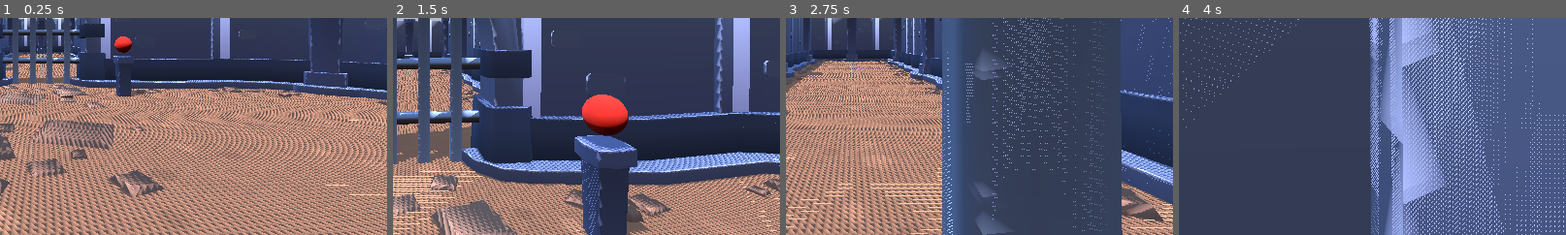
Above: before the commit, frames 1-4 (left to right).
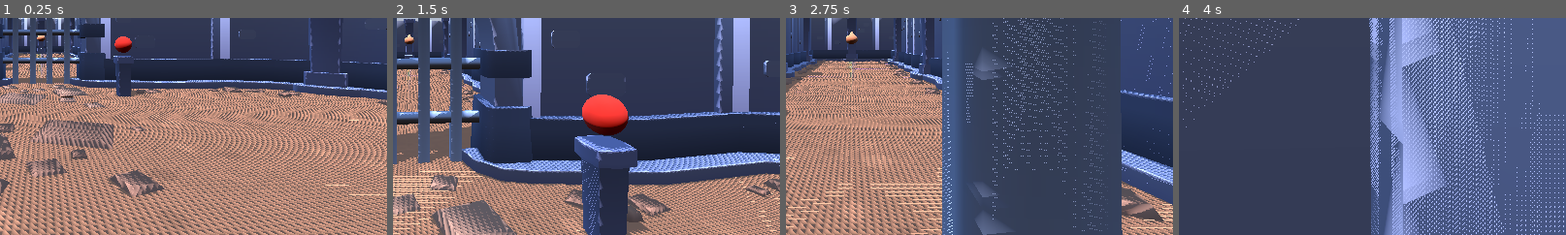
Above: after the commit, the same moments.

Repository: EssayGames/pratt_programming4
Game: Godot game, scene res://Scenes/prototype.tscn
Same seed, same stepped clock (60 frames per second), same inputs: the game is played once before the commit and once after it. The project has no main scene, so this scene is started directly.
Inputs (mouse positions are % of the whole screen's width and height, from its top left):
- Up to frame 1 (0.25 s): no input
- Up to frame 2 (1.5 s): tap Enter at 0.5 s; move the mouse to (49, 52) at 0.52 s; hold E (interact) 0.53-1.28 s; hold W (forward) from 0.53 s (still down); tap Space (jump) at 0.77 s; move the mouse to (57, 51) at 1.27 s; tap E (interact) at 1.35 s
- Up to frame 3 (2.75 s): keep holding W (forward); tap Space (jump) at 1.52 s; move the mouse to (42, 49) at 2.02 s; hold E (interact) from 2.03 s (still down)
- Up to frame 4 (4 s): move the mouse to (51, 50) at 2.77 s; release W (forward) at 2.78 s; release E (interact) at 2.78 s; hold A (left) 2.78-3.53 s; tap E (interact) at 2.85 s; tap Space (jump) at 3.02, 3.77 s; move the mouse to (46, 48) at 3.52 s; hold W (forward) from 3.53 s (still down); hold E (interact) from 3.53 s (still down)
The pictures show only the part of the screen within x 45-95%, y 45-95%; the shares and areas given below are measured in that part.

The runs differ from the first frame. In frame 1, less than 0.1% of the frame differs, in the area x 9-12%, y 8-11%; in frame 2, less than 0.1%; in frame 3, 0.1%, in the area x 15-21%, y 6-22%; in frame 4, nothing differs.

Commit message:
End of Day march 10
-Raycasting
-Animation
-Simple Item Collection

Diff:
--- a/Scenes/Player.tscn
+++ b/Scenes/Player.tscn
@@ -14,3 +14,6 @@
 
 [node name="Camera3D" type="Camera3D" parent="CameraPivot"]
 transform = Transform3D(1, 0, 0, 0, 1, 0, 0, 0, 1, 0, 0.5, 0)
+
+[node name="RayCast3D" type="RayCast3D" parent="CameraPivot/Camera3D"]
+target_position = Vector3(0, 0, -2)
--- a/Scenes/gate_door.tscn
+++ b/Scenes/gate_door.tscn
@@ -22,6 +22,3 @@
 
 [node name="CollisionShape3D" type="CollisionShape3D" parent="gate-door/StaticBody3D" index="0"]
 shape = SubResource("ConcavePolygonShape3D_b8hyq")
-
-[node name="AnimationPlayer" parent="." index="1"]
-unique_name_in_owner = true
--- /dev/null
+++ b/Scenes/onion.tscn
@@ -0,0 +1,62 @@
+[gd_scene load_steps=7 format=3 uid="uid://bjtiifkgu305d"]
+
+[ext_resource type="PackedScene" uid="uid://2kmdq8vlf17i" path="res://Models/Kenney/Food/onion.glb" id="1_lyisc"]
+[ext_resource type="Script" uid="uid://bdachsa0m7i4u" path="res://Scripts/interact_obj.gd" id="2_uic3q"]
+
+[sub_resource type="SphereShape3D" id="SphereShape3D_uic3q"]
+radius = 0.7214343
+
+[sub_resource type="Animation" id="Animation_1k7g3"]
+resource_name = "bob_cycle"
+length = 3.0
+loop_mode = 1
+tracks/0/type = "value"
+tracks/0/imported = false
+tracks/0/enabled = true
+tracks/0/path = NodePath("onion:position")
+tracks/0/interp = 1
+tracks/0/loop_wrap = true
+tracks/0/keys = {
+"times": PackedFloat32Array(0, 1.5, 3),
+"transitions": PackedFloat32Array(1, 1, 1),
+"update": 0,
+"values": [Vector3(0, 0, 0), Vector3(0, 0.106604874, 0), Vector3(0, 0, 0)]
+}
+
+[sub_resource type="Animation" id="Animation_0wwri"]
+length = 0.001
+tracks/0/type = "value"
+tracks/0/imported = false
+tracks/0/enabled = true
+tracks/0/path = NodePath("onion:position")
+tracks/0/interp = 1
+tracks/0/loop_wrap = true
+tracks/0/keys = {
+"times": PackedFloat32Array(0),
+"transitions": PackedFloat32Array(1),
+"update": 0,
+"values": [Vector3(0, 0, 0)]
+}
+
+[sub_resource type="AnimationLibrary" id="AnimationLibrary_wc522"]
+_data = {
+&"RESET": SubResource("Animation_0wwri"),
+&"bob_cycle": SubResource("Animation_1k7g3")
+}
+
+[node name="onion2" instance=ExtResource("1_lyisc")]
+script = ExtResource("2_uic3q")
+
+[node name="Area3D" type="Area3D" parent="." index="1"]
+
+[node name="CollisionShape3D" type="CollisionShape3D" parent="Area3D" index="0"]
+shape = SubResource("SphereShape3D_uic3q")
+
+[node name="AnimationPlayer" type="AnimationPlayer" parent="." index="2"]
+libraries = {
+&"": SubResource("AnimationLibrary_wc522")
+}
+autoplay = "bob_cycle"
+
+[connection signal="body_entered" from="Area3D" to="." method="_on_area_3d_body_entered"]
+[connection signal="body_exited" from="Area3D" to="." method="_on_area_3d_body_exited"]
--- a/Scenes/prototype.tscn
+++ b/Scenes/prototype.tscn
@@ -9,6 +9,7 @@
 [ext_resource type="PackedScene" uid="uid://b46ve1xbaji61" path="res://Scenes/pillar.tscn" id="6_7kyyp"]
 [ext_resource type="PackedScene" uid="uid://045hstaogarl" path="res://Scenes/interact_obj.tscn" id="7_k3dp0"]
 [ext_resource type="PackedScene" uid="uid://2po10cymswg7" path="res://Scenes/gate_door.tscn" id="9_ma1ii"]
+[ext_resource type="PackedScene" uid="uid://bjtiifkgu305d" path="res://Scenes/onion.tscn" id="10_f3m8k"]
 
 [sub_resource type="ProceduralSkyMaterial" id="ProceduralSkyMaterial_4ousu"]
 sky_top_color = Color(0.54218656, 0.7429667, 0.9633314, 1)
@@ -22,11 +23,10 @@
 background_mode = 2
 sky = SubResource("Sky_6koui")
 
-[sub_resource type="BoxShape3D" id="BoxShape3D_f3m8k"]
-size = Vector3(5, 4, 7)
-
 [node name="Prototype" type="Node3D"]
 script = ExtResource("1_k3dp0")
+timer_amt = 10.0
+has_item = true
 
 [node name="Player" parent="." groups=["player"] instance=ExtResource("2_6koui")]
 transform = Transform3D(-4.371139e-08, 0, 1, 0, 1, 0, -1, 0, -4.371139e-08, 0, 1.0200902, 0)
@@ -64,11 +64,8 @@
 [node name="gate-door2" parent="." instance=ExtResource("9_ma1ii")]
 transform = Transform3D(-1, 0, 8.742278e-08, 0, 1, 0, -8.742278e-08, 0, -1, 0, 0, -10)
 
-[node name="Area3D" type="Area3D" parent="gate-door2"]
-
-[node name="CollisionShape3D" type="CollisionShape3D" parent="gate-door2/Area3D"]
-transform = Transform3D(1, 0, 0, 0, 1, 0, 0, 0, 1, 2.7020508e-07, 1.5, 0)
-shape = SubResource("BoxShape3D_f3m8k")
+[node name="onion" parent="." instance=ExtResource("10_f3m8k")]
+transform = Transform3D(3.5754995, 0, 0, 0, 3.5754995, 0, 0, 0, 3.5754995, -29.648329, 1.3771269, 0)
 
 [connection signal="interacted" from="pillar/interact_obj" to="." method="_door_open"]
-[connection signal="body_entered" from="gate-door2/Area3D" to="." method="_door_open_not_gate"]
+[connection signal="interacted" from="onion" to="." method="_got_item"]
--- a/Scripts/interact_obj.gd
+++ b/Scripts/interact_obj.gd
@@ -1,4 +1,4 @@
-extends MeshInstance3D
+extends Node3D
 
 var can_interact : bool = false
 signal interacted
--- a/Scripts/player.gd
+++ b/Scripts/player.gd
@@ -5,6 +5,8 @@
 const JUMP_VELOCITY = 4.5
 
 @export var mouse_sensitivity : float = 0.001
+
+signal raycast_col(col_body)
 
 func _ready():
 	Input.mouse_mode = Input.MOUSE_MODE_CAPTURED
@@ -31,6 +33,13 @@
 
 	move_and_slide()
 
+	#Base Raycasting functionality is checking collision
+	#and then returning the collider node
+	if $CameraPivot/Camera3D/RayCast3D.is_colliding():
+		var col_body = $CameraPivot/Camera3D/RayCast3D.get_collider()
+		#print(col_body.get_parent().name)
+		raycast_col.emit(col_body.get_parent().name)
+
 
 func _input(event: InputEvent) -> void:
 	if event is InputEventMouseMotion:
--- a/Scripts/prototype_level.gd
+++ b/Scripts/prototype_level.gd
@@ -1,8 +1,14 @@
 extends Node3D
 
+@export var timer_amt : float
+var can_open_door : bool = false
+@export var has_item : bool = false
 
 # Called when the node enters the scene tree for the first time.
 func _ready() -> void:
+	#connecting the raycast_col signal from the player.gd script
+	#passing that into the _inspect_raycast function below
+	$Player.raycast_col.connect(_inspect_raycast)
 	pass # Replace with function body.
 
 
@@ -14,5 +20,43 @@
 	print("Door can now Open!")
 
 	var t = get_tree().create_tween()
+
+	# the gate variable is a temporary variable to store the path to the gate
+	# we want to "animate" with our tween. It is only accessable via this function/method
 	var gate = get_node("gate-metal-bars2/gate-metal-bars/gate")
 	t.tween_property(gate,"global_position", Vector3(gate.global_position.x, -5.0, gate.global_position.z), 3.0)
+	t.finished.connect(_door_close)
+
+func _door_close():
+	await get_tree().create_timer(timer_amt).timeout
+	var t = get_tree().create_tween()
+	var gate = get_node("gate-metal-bars2/gate-metal-bars/gate")
+	t.tween_property(gate, "global_position", Vector3(gate.global_position.x, 0.0,  gate.global_position.z), 0.5)
+
+func _got_item():
+	$onion.visible = false
+	has_item = true
+
+func _door_no_gate_open():
+	var anim = $"gate-door2/AnimationPlayer"
+	#anim.animation_finished.connect(_door_no_gate_close.bind("open"))
+	anim.play("open")
+	_door_no_gate_close()
+
+func _door_no_gate_close():
+	await get_tree().create_timer(1.5).timeout
+	var anim = $"gate-door2/AnimationPlayer"
+	anim.play("close")
+
+func _inspect_raycast(node):
+	match node:
+		"door":
+			can_open_door = true
+			print("The raycast has hit the door!")
+		"gate":
+			print("The raycast has hit the gate!")
+	pass
+
+func _input(event: InputEvent) -> void:
+	if event is InputEventMouseButton and can_open_door and has_item:
+		_door_no_gate_open()
Binary file added: Models/Kenney/Food/Textures/colormap.png
Not shown, added: Models/Kenney/Food/Textures/colormap.png.import
Binary file added: Models/Kenney/Food/advocado-half.glb
Not shown, added: Models/Kenney/Food/advocado-half.glb.import
Binary file added: Models/Kenney/Food/apple-half.glb
Not shown, added: Models/Kenney/Food/apple-half.glb.import
Binary file added: Models/Kenney/Food/apple.glb
Not shown, added: Models/Kenney/Food/apple.glb.import
Binary file added: Models/Kenney/Food/avocado.glb
Not shown, added: Models/Kenney/Food/avocado.glb.import
Binary file added: Models/Kenney/Food/bacon-raw.glb
Not shown, added: Models/Kenney/Food/bacon-raw.glb.import
(and 390 more such lines)
